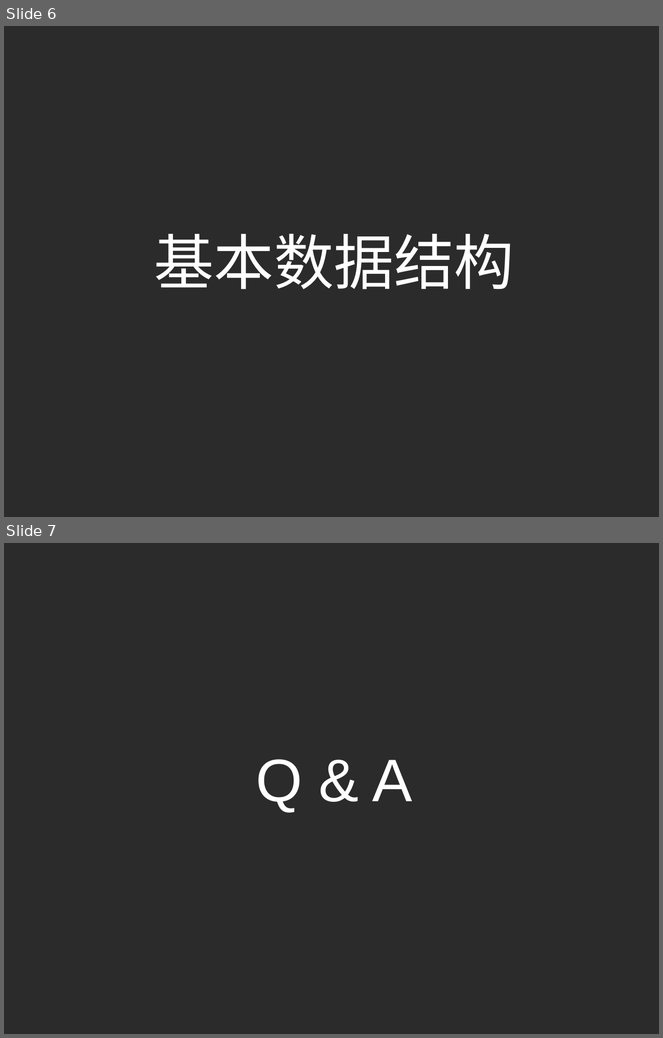
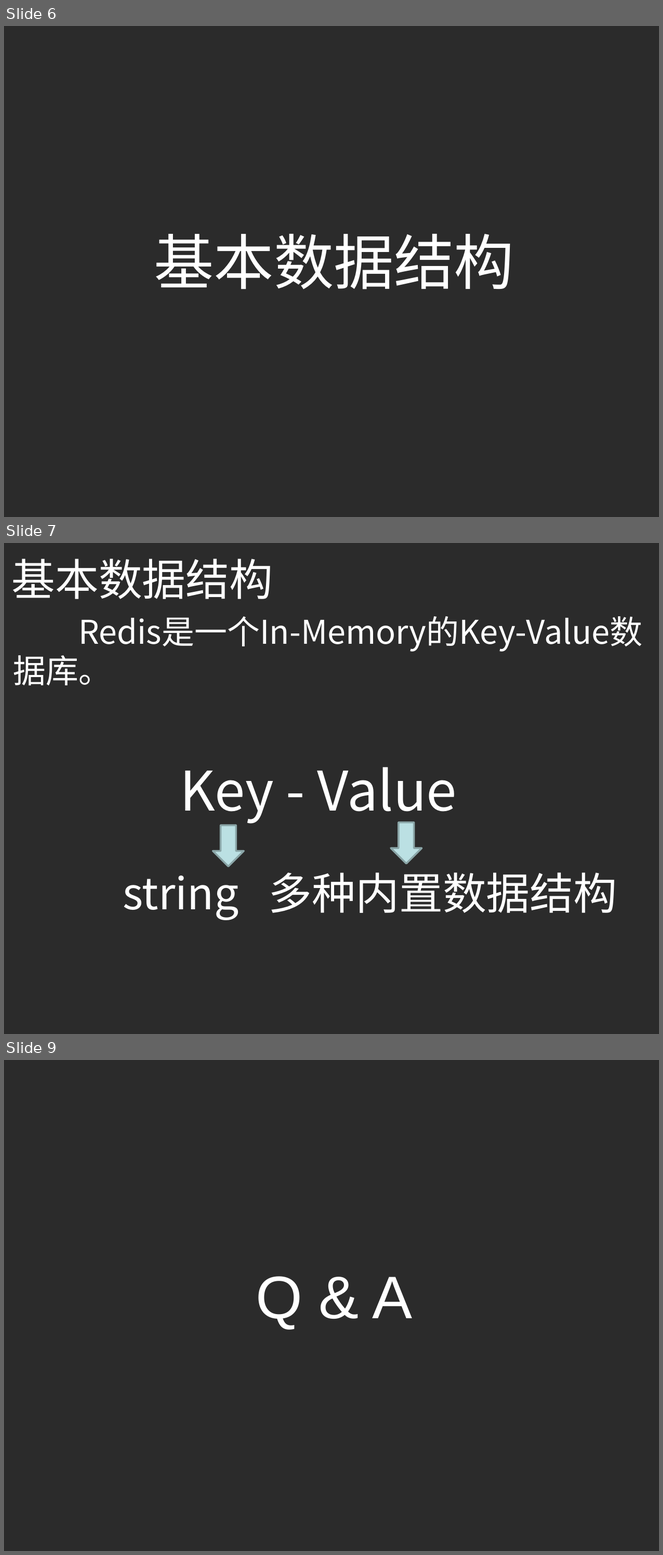
Before and after one commit to yellowb/redis-application-sharing, a slide deck: doc/SD_EP01_Redis_Adv_Application.pptx. Shown one above the other, each under a label of ours: slides 6 and 7 before the commit, slides 6, 7 and 9 after it; the slides between them are not shown. The pictures are 663x1038 and 663x1555 pixels, drawn with LibreOffice and Linux fonts; fonts in the diff are those of the drawing; background and template pictures are left out; a plain dark background stands for a picture behind light text. Boxes give left, top, right and bottom in pixels: in the first picture for what was removed or moved away, otherwise in the second. Text is boxed around its words. In the diff, an @@ line names an element or a change of style, - is before the commit and + after.

```diff
--- a/doc/SD_EP01_Redis_Adv_Application.pptx
+++ b/doc/SD_EP01_Redis_Adv_Application.pptx
@@ slide 7 added at (x1=4, y1=543, x2=659, y2=1034), background picture (left out) @@
@@ text added at (x1=11, y1=559, x2=273, y2=599), 48 pt, text #FFFFFF @@
+基本数据结构
@@ text added at (x1=13, y1=616, x2=643, y2=685), 36 pt, text #FFFFFF @@
+Redis是一个In-Memory的Key-Value数据库。
@@ text added at (x1=180, y1=767, x2=457, y2=824), 60 pt, text #FFFFFF @@
+Key - Value
@@ down arrow added at (x1=391, y1=823, x2=422, y2=864), fill #BBE0E3, outline #8AA6A8 2 pt @@
@@ down arrow added at (x1=213, y1=825, x2=244, y2=866), fill #BBE0E3, outline #8AA6A8 2 pt @@
@@ text added at (x1=123, y1=865, x2=618, y2=921), 48 pt, text #FFFFFF @@
+string 多种内置数据结构
@@ what was slide 7 is now slide 9 @@
```
Also in this commit, not shown: 1 slide changed, 1 other slide added.
